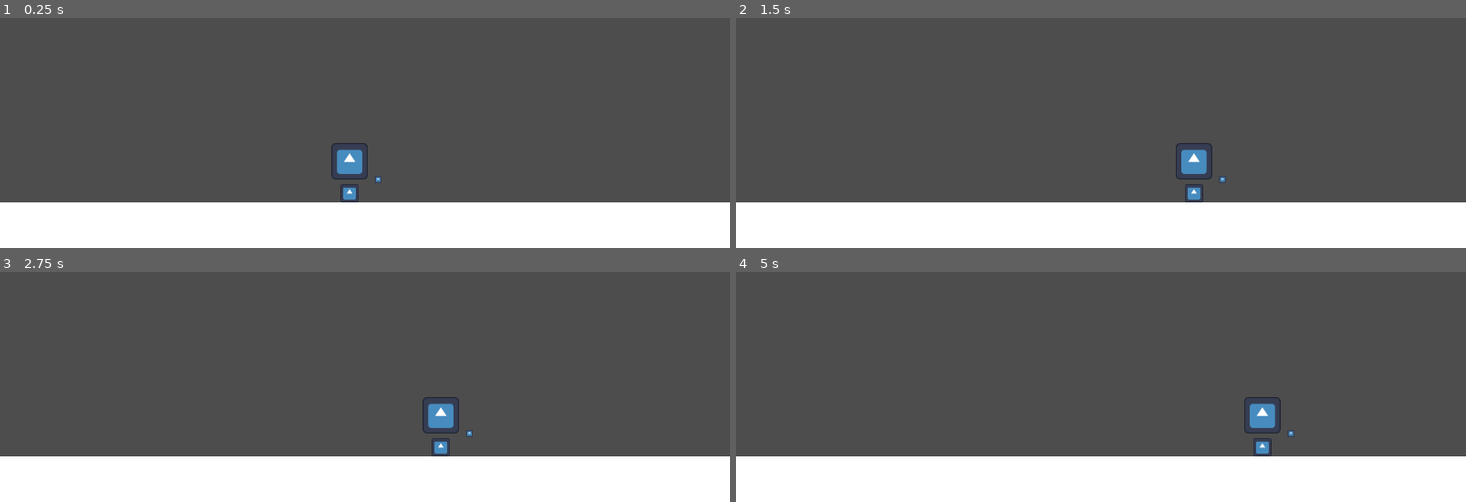
Above: before the commit, frames 1-4 (two rows, left to right).
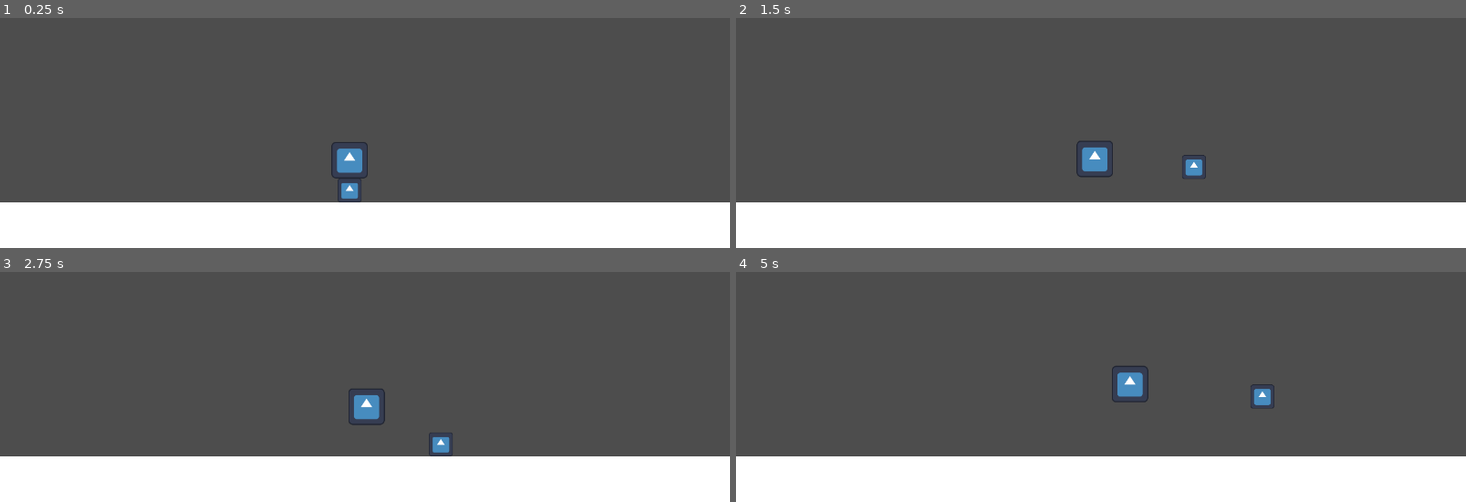
Above: after the commit, the same moments.

Repository: SnappyDragon64/Volleyball
Game: Godot game, scene res://game/game/sandbox.tscn
Same seed, same stepped clock (60 frames per second), same inputs: the game is played once before the commit and once after it. The engine's default icon, where the game draws it, is replaced by a stand-in: a white triangle on a blue panel in a dark square.
Inputs (mouse positions are in pixels of both pictures, inside the frame that each line leads up to):
- Up to frame 1 (0.25 s): no input
- Up to frame 2 (1.5 s): tap Enter at 0.5 s; move the mouse to (1261, 22) at 0.52 s; hold Right (move_right) from 0.53 s (still down); click (1261, 22) at 0.6 s; tap Space (jump) at 0.77 s; move the mouse to (955, 64) at 1.27 s; click (955, 64) at 1.35 s
- Up to frame 3 (2.75 s): tap Space (jump) at 1.52 s; move the mouse to (outside the picture) at 2.02 s; release Right (move_right) at 2.03 s; hold Left (move_left) from 2.03 s (still down); click (outside the picture) at 2.1 s
- Up to frame 4 (5 s): move the mouse to (1064, 377) at 2.77 s; release Left (move_left) at 2.78 s; hold Right (move_right) 2.78-4.28 s; click (1064, 377) at 2.85 s; tap Space (jump) at 3.02, 3.77, 4.52 s; move the mouse to (1320, 359) at 3.52 s; click (1320, 359) at 3.6 s; move the mouse to (outside the picture) at 4.27 s; hold Left (move_left) from 4.28 s (still down); click (outside the picture) at 4.35 s

The runs differ from the first frame. In frame 1, 0.3% of the frame differs, in the area x 45-53%, y 53-81%; in frame 2, 1.0%; in frame 3, 1.1%; in frame 4, 1.3%, in the area x 51-77%, y 40-81%.

Commit message:
WIP Head throwing

Diff:
--- a/game/entity/player/player.gd
+++ b/game/entity/player/player.gd
@@ -21,6 +21,7 @@
 func _on_volley_ready():
 	$RemoteTransform2D.set_remote_node(volley_instance.get_path())
 	volley_instance.get_node("CollisionShape2D").set_disabled(true)
+	volley_instance.set_freeze_enabled(true)
 
 
 func _input(event):
@@ -28,7 +29,7 @@
 		controller_mode = false
 	elif event is InputEventJoypadButton:
 		controller_mode = true
-	elif event is InputEventMouse:
+	elif event is InputEventMouseButton:
 		controller_mode = false
 
 
@@ -56,17 +57,33 @@
 		velocity.x = move_toward(velocity.x, 0, SPEED)
 
 	if controller_mode:
-		var controller_direction = Input.get_vector("aim_left", "aim_right", "aim_down", "aim_down")
+		var controller_direction = Input.get_vector("aim_left", "aim_right", "aim_up", "aim_down")
 
 		if not controller_direction.is_zero_approx():
-			var angle = controller_direction.angle_to(Vector2.DOWN)
+			var angle = controller_direction.angle()
+			$RemoteTransform2D/Marker2D.set_rotation(angle)
+			$RemoteTransform2D/Marker2D/Icon.set_visible(true)
 
+			if Input.is_action_just_pressed("shoot"):
+				shoot(controller_direction)
+		else:
+			$RemoteTransform2D/Marker2D/Icon.set_visible(false)
 	else:
-		var controller_direction = get_global_transform().origin - get_global_mouse_position()
-		var angle = controller_direction.angle() - deg_to_rad(90)
+		var mouse_direction = get_global_mouse_position() - $RemoteTransform2D/Marker2D.get_global_transform().origin
+
+		if Input.is_action_just_pressed("shoot"):
+			shoot(mouse_direction)
+
+	move_and_slide()
 
 
-	move_and_slide()
+func shoot(direction_vector: Vector2):
+	direction_vector = direction_vector.normalized() * 10
+	$RemoteTransform2D.set_remote_node("")
+	volley_instance.get_node("CollisionShape2D").set_disabled(false)
+	volley_instance.set_freeze_enabled(false)
+	volley_instance.add_constant_central_force(direction_vector)
+	current_state = State.HEADLESS
 
 
 func _headless_physics_process(delta):
--- a/game/entity/player/player.tscn
+++ b/game/entity/player/player.tscn
@@ -4,27 +4,29 @@
 [ext_resource type="Texture2D" uid="uid://rjm03i05u1tf" path="res://icon.svg" id="1_yxgw6"]
 
 [sub_resource type="CapsuleShape2D" id="CapsuleShape2D_mwmx4"]
-radius = 12.0
-height = 32.0
+radius = 21.0
+height = 42.0
 
 [node name="Player" type="CharacterBody2D"]
 script = ExtResource("1_ho5xm")
 
 [node name="Icon" type="Sprite2D" parent="."]
-position = Vector2(0, -16)
-scale = Vector2(0.25, 0.25)
+position = Vector2(0, -21)
+scale = Vector2(0.33, 0.33)
 texture = ExtResource("1_yxgw6")
 
 [node name="CollisionShape2D" type="CollisionShape2D" parent="."]
-position = Vector2(0, -16)
+position = Vector2(0, -21)
 shape = SubResource("CapsuleShape2D_mwmx4")
 
 [node name="RemoteTransform2D" type="RemoteTransform2D" parent="."]
-position = Vector2(0, -40)
+position = Vector2(0, -42)
 
 [node name="Marker2D" type="Marker2D" parent="RemoteTransform2D"]
+position = Vector2(0, -32)
 
-[node name="Icon2" type="Sprite2D" parent="RemoteTransform2D/Marker2D"]
+[node name="Icon" type="Sprite2D" parent="RemoteTransform2D/Marker2D"]
+visible = false
 position = Vector2(50, 0)
 scale = Vector2(0.1, 0.1)
 texture = ExtResource("1_yxgw6")
--- a/game/entity/player/volley.tscn
+++ b/game/entity/player/volley.tscn
@@ -7,6 +7,8 @@
 height = 64.0
 
 [node name="Volley" type="RigidBody2D"]
+collision_layer = 2
+collision_mask = 2
 gravity_scale = 0.0
 
 [node name="Icon" type="Sprite2D" parent="."]
--- a/project.godot
+++ b/project.godot
@@ -65,3 +65,9 @@
 "events": [Object(InputEventJoypadMotion,"resource_local_to_scene":false,"resource_name":"","device":-1,"axis":3,"axis_value":1.0,"script":null)
 ]
 }
+shoot={
+"deadzone": 0.5,
+"events": [Object(InputEventJoypadMotion,"resource_local_to_scene":false,"resource_name":"","device":-1,"axis":5,"axis_value":1.0,"script":null)
+, Object(InputEventMouseButton,"resource_local_to_scene":false,"resource_name":"","device":-1,"window_id":0,"alt_pressed":false,"shift_pressed":false,"ctrl_pressed":false,"meta_pressed":false,"button_mask":0,"position":Vector2(0, 0),"global_position":Vector2(0, 0),"factor":1.0,"button_index":1,"canceled":false,"pressed":false,"double_click":false,"script":null)
+]
+}
